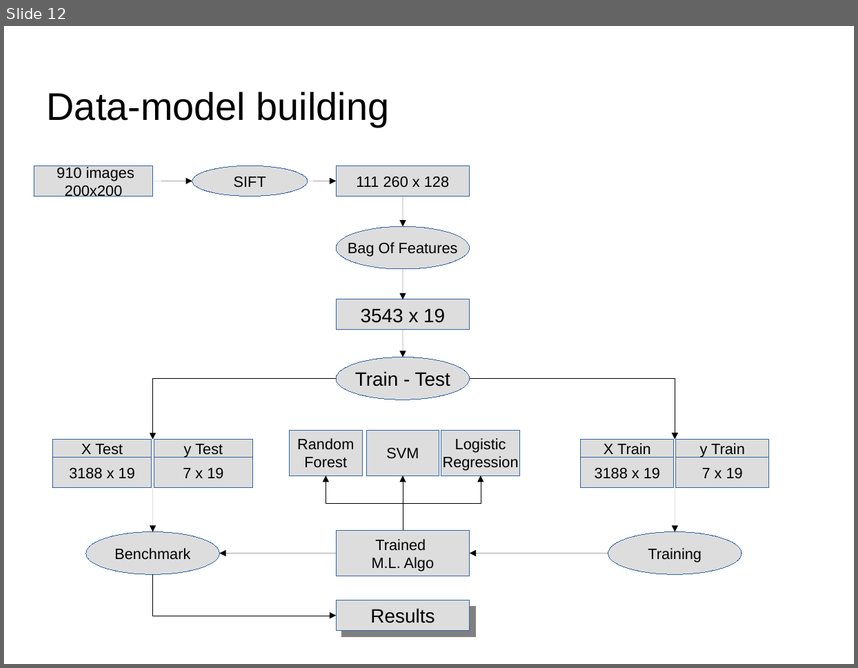
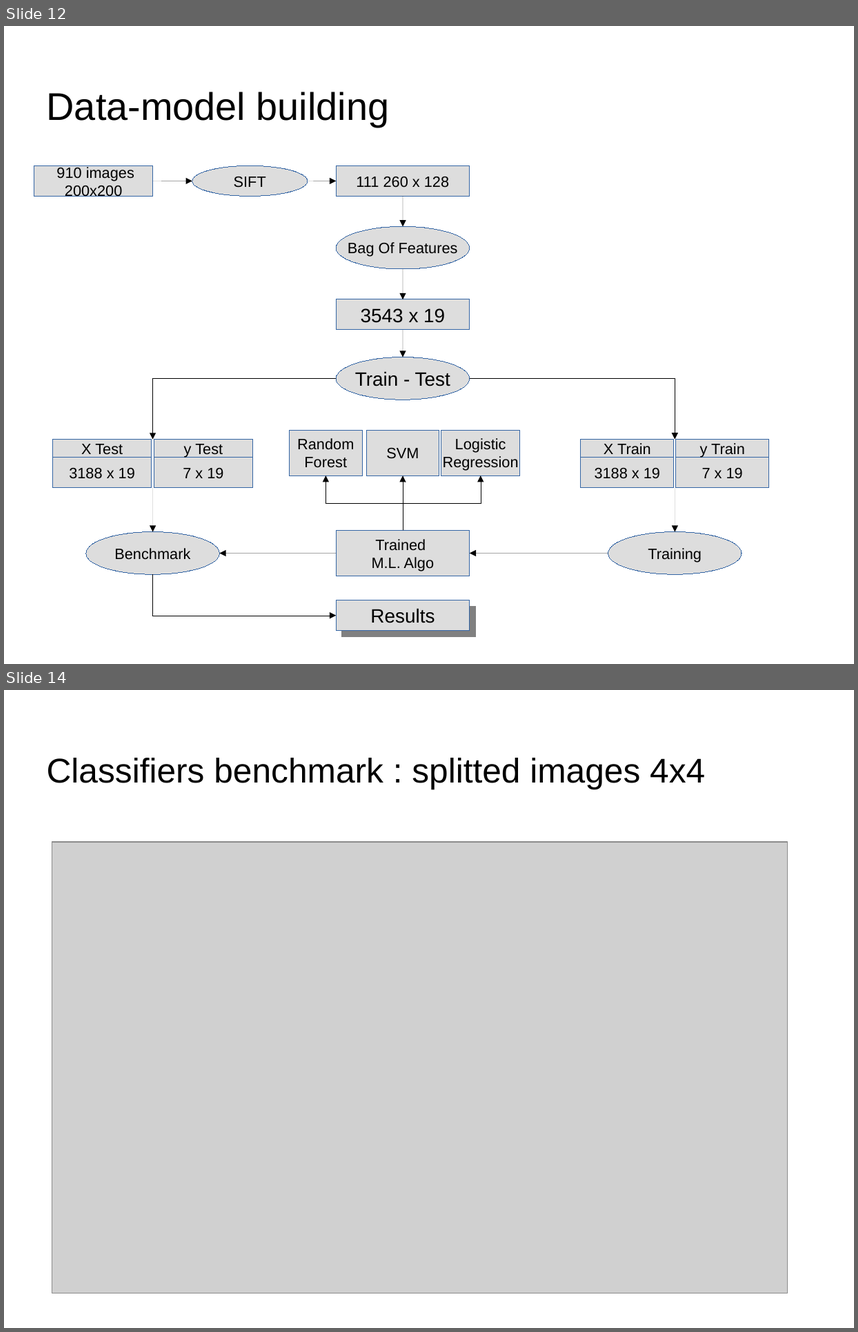
Before and after one commit to dataforcast/OC_Datascientist, a slide deck: P7/report/Openclassrooms_ParcoursDatascientist_P7-V1.odp. Shown one above the other, each under a label of ours: slide 12 before the commit, slides 12 and 14 after it; the slides between them are not shown. The pictures are 858x668 and 858x1332 pixels, drawn with LibreOffice and Linux fonts; fonts in the diff are those of the drawing; grey boxes stand for pictures; background and template pictures are left out. Boxes give left, top, right and bottom in pixels: in the first picture for what was removed or moved away, otherwise in the second. Text is boxed around its words. In the diff, an @@ line names an element or a change of style, - is before the commit and + after.

Commit message:
P7 : benchmarking classifiers with and without splitting and/or filtering Key Points

```diff
--- a/P7/report/Openclassrooms_ParcoursDatascientist_P7-V1.odp
+++ b/P7/report/Openclassrooms_ParcoursDatascientist_P7-V1.odp
@@ slide 14 added at [4, 690, 854, 1328], background picture (left out) @@
@@ title added at [47, 758, 705, 789], 32 pt, text #000000 @@
+Classifiers benchmark : splitted images 4x4
@@ picture added at [52, 842, 788, 1293] @@
```
Also in this commit, not shown: 2 slides changed, 4 other slides added, 6 other files.
